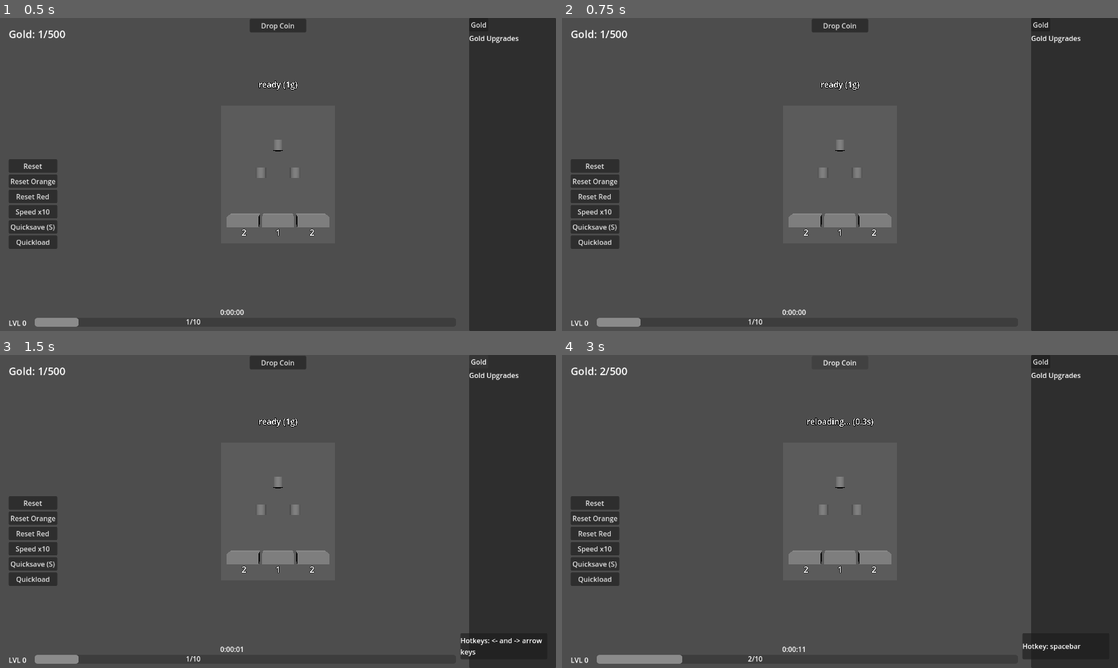
Above: before the commit, frames 1-4 (two rows, left to right).
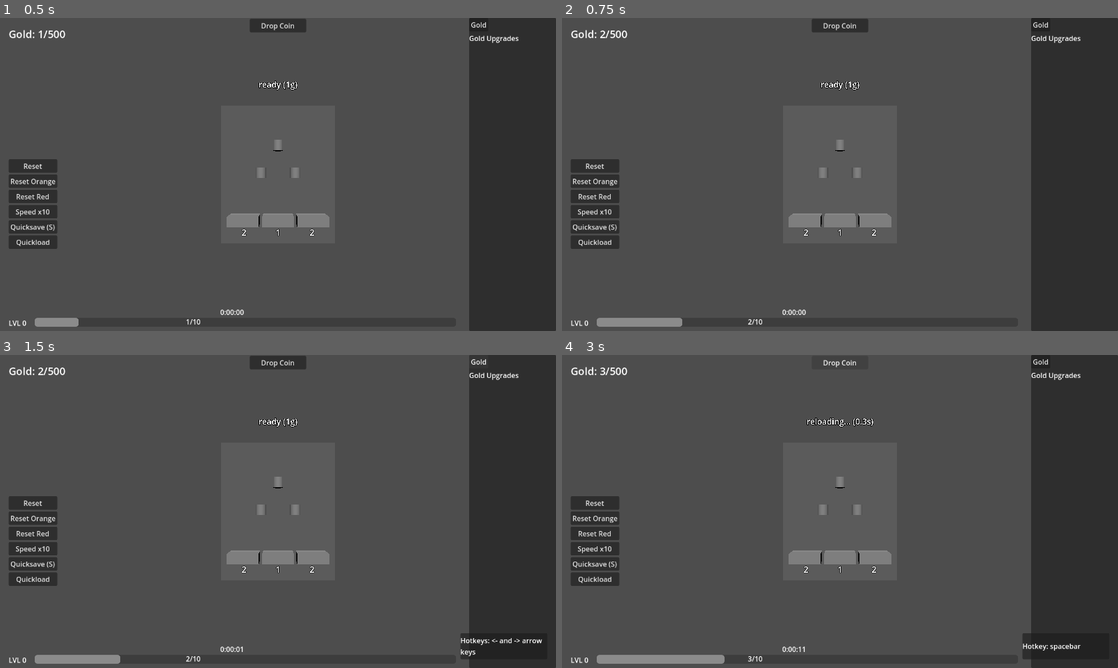
Above: after the commit, the same moments.

Repository: kjbrown-sandbox/pleenko
Game: Godot game, scene res://scenes/main.tscn
The game is run twice, just before and just after one commit, with the same random seed, the same clock (stepped at 60 frames per second) and the same inputs.
Inputs (mouse positions are in pixels of both pictures, inside the frame that each line leads up to):
- Up to frame 1 (0.5 s): no input
- Up to frame 2 (0.75 s): tap Enter at 0.5 s; move the mouse to (962, 158) at 0.52 s; hold Right from 0.53 s (still down); tap P at 0.6 s; click (962, 158) at 0.67 s
- Up to frame 3 (1.5 s): release Right at 1.25 s; click "Gold" at 1.25 s
- Up to frame 4 (3 s): click "Speed x10" at 2 s; click "Drop Coin" at 2.75 s

Frame 1 is identical in both runs. In frame 2, 0.2% of the frame differs, in the area x 6-35%, y 4-99%; in frame 3, 0.2%; in frame 4, 0.2%.

Commit message:
Press p to add coin

Diff:
--- a/scripts/main.gd
+++ b/scripts/main.gd
@@ -244,6 +244,10 @@
 				_select_prev_board()
 			KEY_RIGHT:
 				_select_next_board()
+			KEY_P:
+				coin_total = mini(coin_total + 1, coin_max)
+				ui.update_coins(coin_total, coin_max)
+				_check_level_up()
 
 
 func _process(delta: float) -> void:
--- a/scripts/plinko_board.gd
+++ b/scripts/plinko_board.gd
@@ -273,6 +273,8 @@
 	if board_type == BoardType.GOLD or board_type == BoardType.ORANGE:
 		if board_type == BoardType.GOLD and _bucket_type(index) == BucketType.ORANGE:
 			distance = distance - (ORANGE_THRESHOLD - 1)
+		if board_type == BoardType.ORANGE and _bucket_type(index) == BucketType.RED:
+			distance = distance - (ORANGE_THRESHOLD - 1)
 		return distance * (1 + value_bonus) + 1
 	return _bucket_value(index)
 
